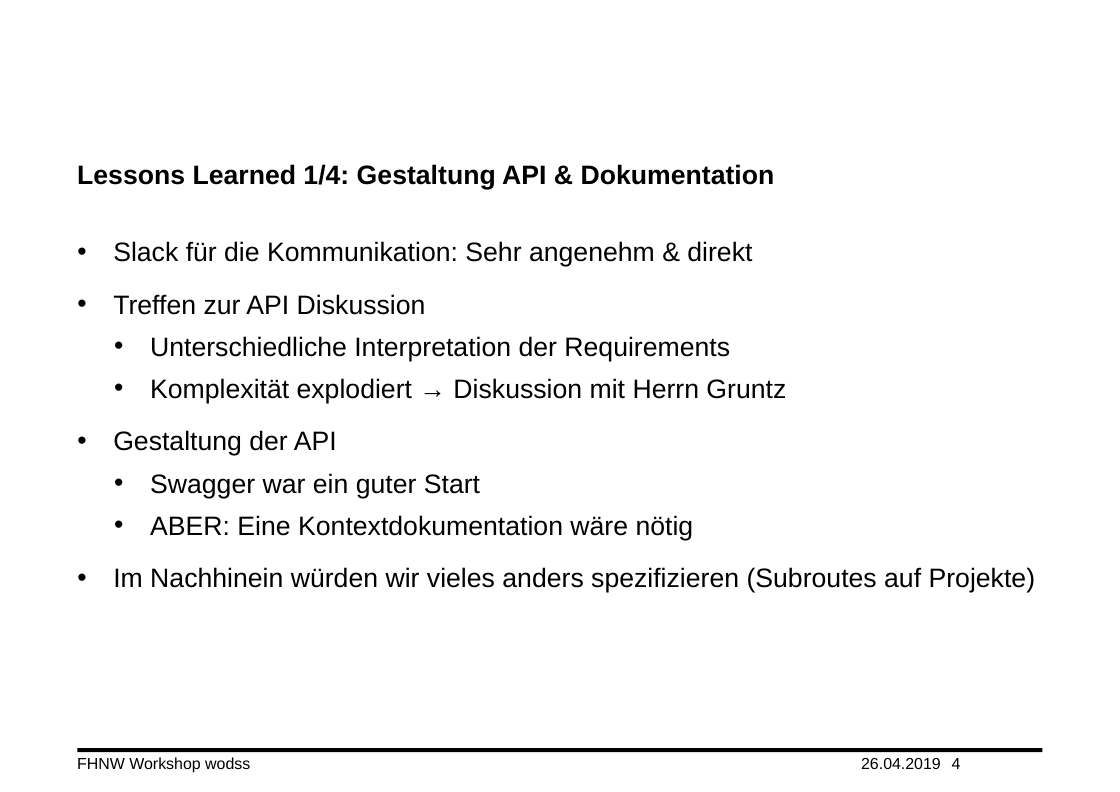
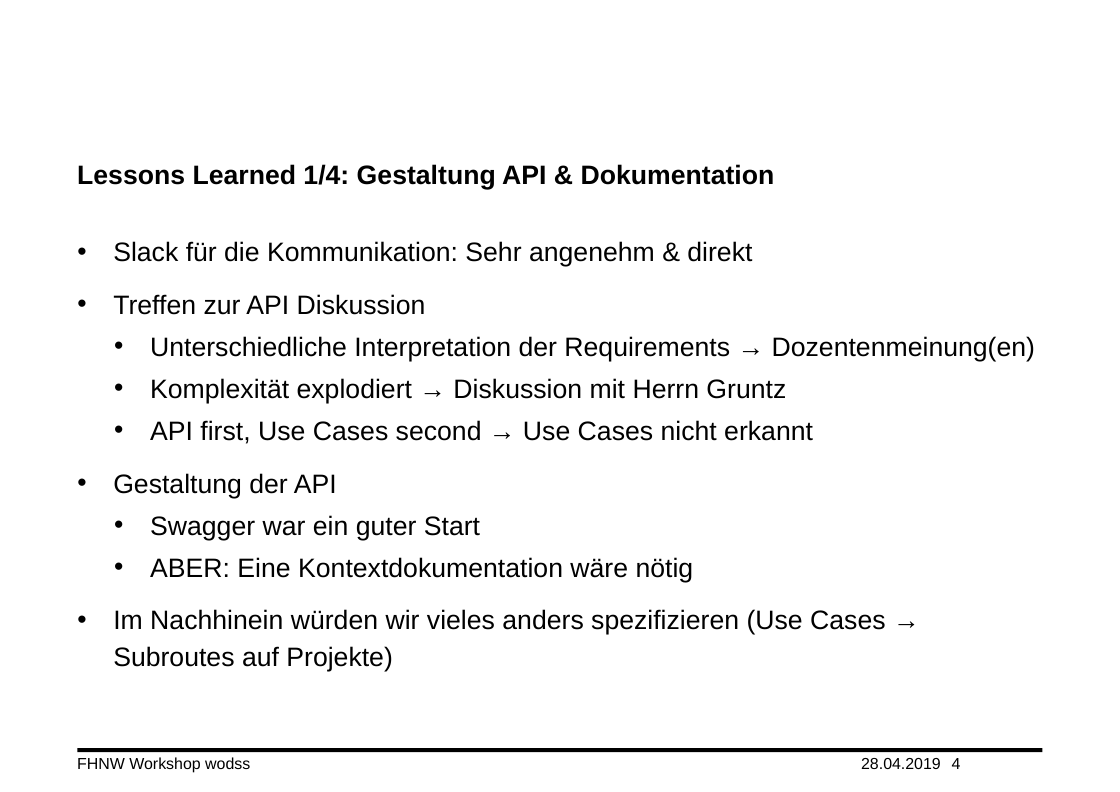
Before and after one commit to swaechter/fhnw-wodss, a slide deck: slide 4 of doc/Praesentation.pptx. Drawn at 1120x792 pixels with LibreOffice and Linux fonts; fonts in the diff are those of the drawing; background and template pictures are left out. Boxes give left, top, right and bottom in pixels: in the first picture for what was removed or moved away, otherwise in the second. Text is boxed around its words. In the diff, an @@ line names an element or a change of style, - is before the commit and + after.

```diff
--- a/doc/Praesentation.pptx
+++ b/doc/Praesentation.pptx
@@ text at box(150, 336, 1035, 361): text changed @@
-  • Unterschiedliche Interpretation der Requirements
+  • Unterschiedliche Interpretation der Requirements → Dozentenmeinung(en)
@@ text at box(150, 420, 813, 444): paragraph added @@
+  • API first, Use Cases second → Use Cases nicht erkannt
@@ text at box(113, 609, 885, 671): text changed @@
-• Im Nachhinein würden wir vieles anders spezifizieren (Subroutes auf Projekte)
+• Im Nachhinein würden wir vieles anders spezifizieren (Use Cases → Subroutes auf Projekte)
```
Also in this commit, not shown: 11 other slides changed, 1 slide removed, 2 other files.
